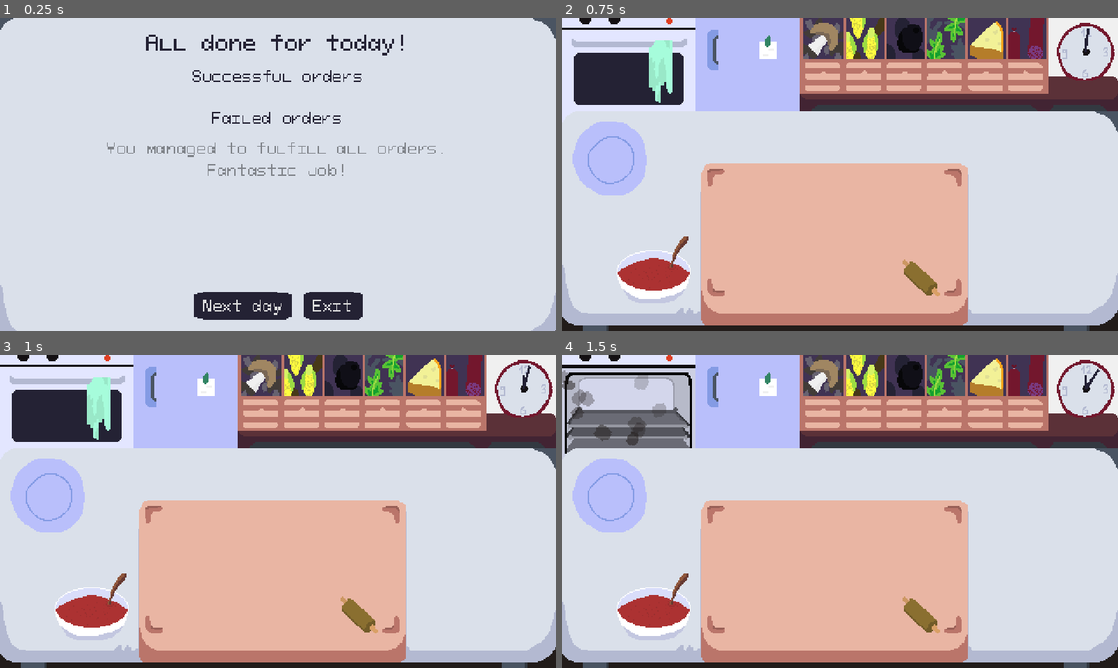
Above: before the commit, frames 1-4 (two rows, left to right).
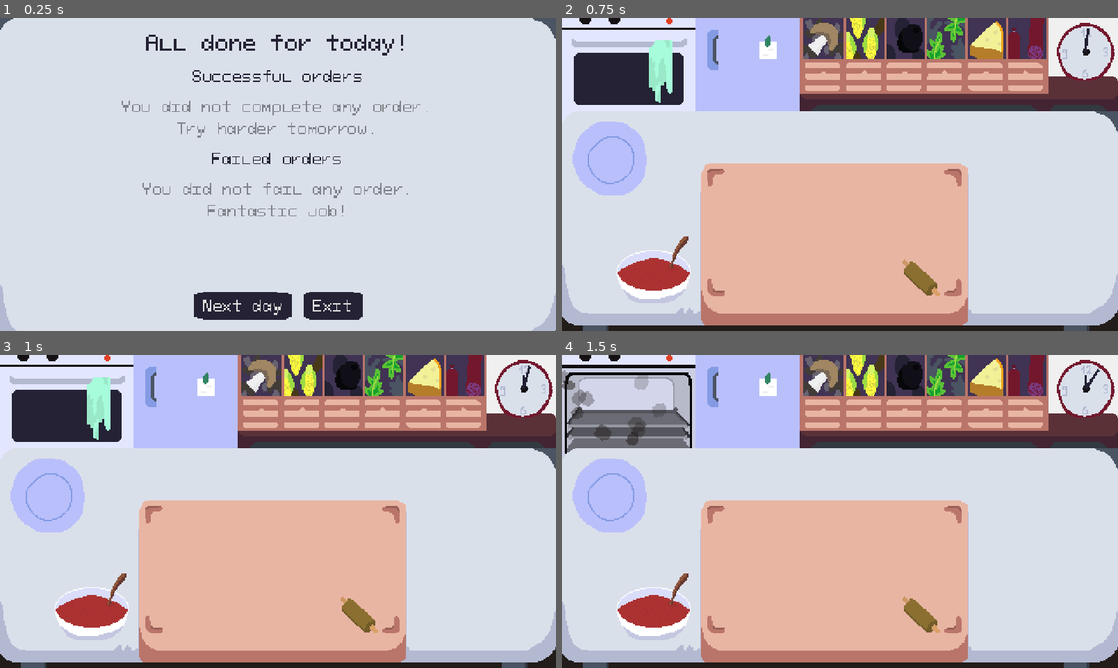
Above: after the commit, the same moments.

Repository: martindzejky/pizza-game
Game: Godot game, scene res://scenes/end.tscn
The game is run twice, just before and just after one commit, with the same random seed, the same clock (stepped at 60 frames per second) and the same inputs. This scene is started directly instead of the project's main scene.
Inputs (mouse positions are in pixels of both pictures, inside the frame that each line leads up to):
- Up to frame 1 (0.25 s): no input
- Up to frame 2 (0.75 s): click "Next day" at 0.5 s
- Up to frame 3 (1 s): no input
- Up to frame 4 (1.5 s): tap Enter at 1.25 s; move the mouse to (628, 401) at 1.27 s; click (628, 401) at 1.42 s

The runs differ from the first frame. In frame 1, 2.2% of the frame differs, in the area x 19-80%, y 26-64%; in frame 2, nothing differs; in frame 3, nothing differs; in frame 4, nothing differs.

Commit message:
empty placeholder for pizzas in the end gallery

Diff:
--- a/ui/order-gallery.tscn
+++ b/ui/order-gallery.tscn
@@ -15,14 +15,13 @@
 
 [node name="none" type="Label" parent="."]
 visible = false
-layout_mode = 2
 offset_left = 87.0
 offset_top = 116.0
 offset_right = 393.0
 offset_bottom = 154.0
 theme_type_variation = &"SmallText"
 theme_override_colors/font_color = Color(0, 0, 0, 0.415686)
-text = "You managed to fulfill all orders.
+text = "You did not fail any order.
 Fantastic job!"
 horizontal_alignment = 1
 vertical_alignment = 1
--- a/ui/pizza-gallery.gd
+++ b/ui/pizza-gallery.gd
@@ -6,6 +6,12 @@
 
 
 func _ready():
+    if Pizzas.get_child_count() == 0:
+        # no pizzas made
+        $none.show()
+        columns = 1
+        return
+
     for pizza in Pizzas.get_children():
         var picture = pictureObj.instantiate()
 
--- a/ui/pizza-gallery.tscn
+++ b/ui/pizza-gallery.tscn
@@ -13,3 +13,16 @@
 columns = 4
 script = ExtResource("1_48nfw")
 pictureObj = ExtResource("2_b1lss")
+
+[node name="none" type="Label" parent="."]
+visible = false
+layout_mode = 2
+offset_right = 279.0
+offset_bottom = 19.0
+size_flags_horizontal = 3
+theme_type_variation = &"SmallText"
+theme_override_colors/font_color = Color(0, 0, 0, 0.415686)
+text = "You did not complete any order.
+Try harder tomorrow."
+horizontal_alignment = 1
+vertical_alignment = 1
